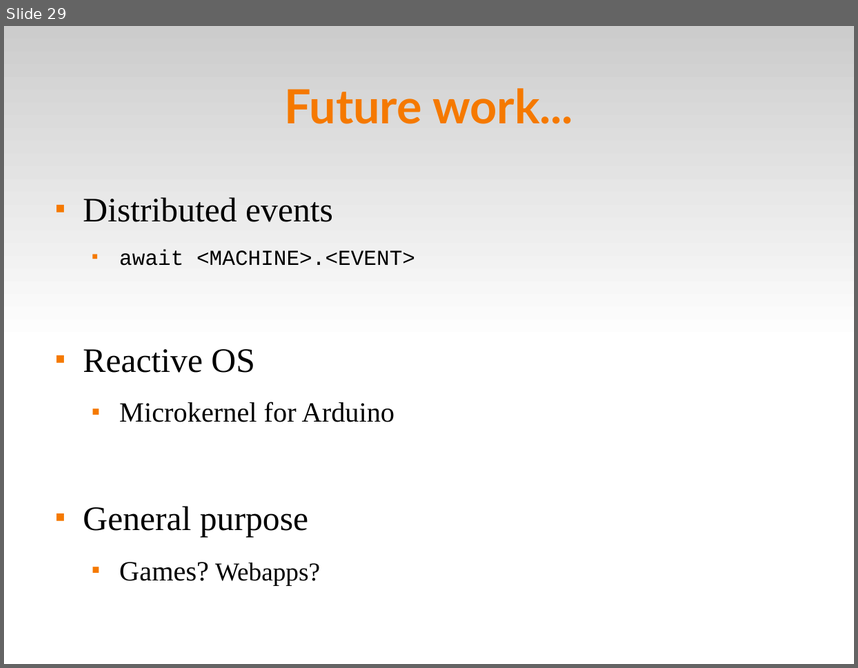
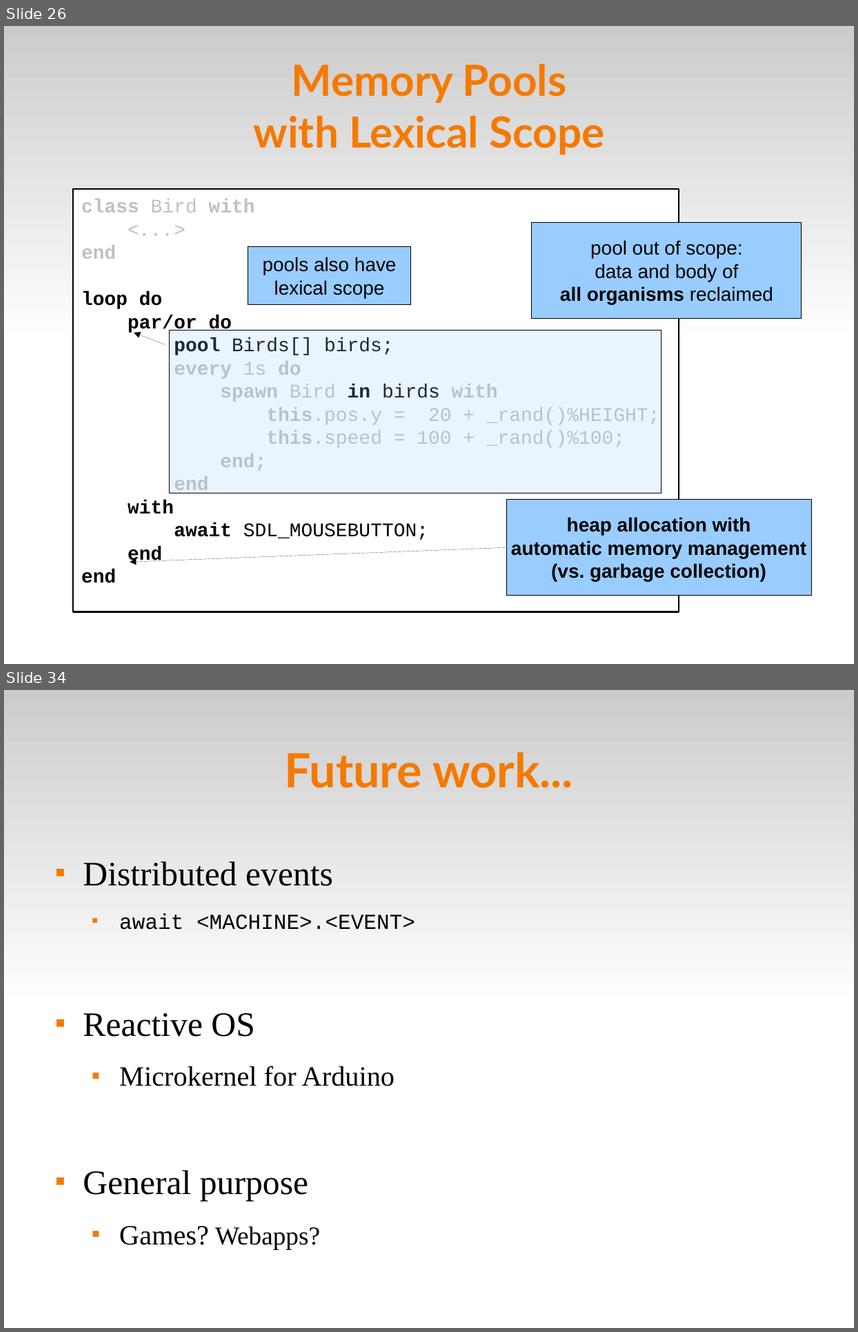
Before and after one commit to fsantanna-no/ceu-docs, a slide deck: ceu_seminarios.odp. Shown one above the other, each under a label of ours: slide 29 before the commit, slides 26 and 34 after it; the slides between them are not shown. The pictures are 858x668 and 858x1332 pixels, drawn with LibreOffice and Linux fonts; fonts in the diff are those of the drawing. Boxes give left, top, right and bottom in pixels: in the first picture for what was removed or moved away, otherwise in the second. Text is boxed around its words. In the diff, an @@ line names an element or a change of style, - is before the commit and + after.

```diff
--- a/ceu_seminarios.odp
+++ b/ceu_seminarios.odp
@@ slide 26 added at <box>4,26,854,664</box>, background #FFFFFF; not listed: 1 template element that a slide beside it also shows @@
@@ title added at <box>253,64,604,155</box>, 40 pt, text #F57900, bold @@
+Memory Pools
+with Lexical Scope
@@ rectangle added at <box>74,189,679,612</box>, fill #FFFFFF, outline #000000 1.45 pt, 18 pt, text #C0C0C0 @@
+class Bird with
+<...>
+end
+loop do
+par/or do
+pool Birds[] birds;
+every 1s do
+spawn Bird in birds with
+this.pos.y = 20 + _rand()%HEIGHT;
+this.speed = 100 + _rand()%100;
+end;
+end
+with
+await SDL_MOUSEBUTTON;
+end
+end
@@ rectangle added at <box>532,222,802,319</box>, fill #99CCFF, outline #000000 0 pt, 18 pt, text #000000 @@
+pool out of scope:
+data and body of
+all organisms reclaimed
@@ rectangle added at <box>248,247,411,305</box>, fill #99CCFF, outline #000000 0 pt, 18 pt, text #000000 @@
+pools also have
+lexical scope
@@ arrow added from (165, 345) to (134, 332), #000000 0 pt @@
@@ rectangle added at <box>169,331,662,492</box>, fill #99CCFF at 20% opacity, outline #000000 0 pt @@
@@ rectangle added at <box>507,499,813,595</box>, fill #99CCFF, outline #000000 0 pt, 18 pt, text #000000, bold @@
+heap allocation with
+automatic memory management
+(vs. garbage collection)
@@ arrow added from (507, 548) to (130, 561), #000000 0 pt @@
@@ what was slide 29 is now slide 34 @@
```
Also in this commit, not shown: 5 slides changed, 45 other slides added, 16 slides removed, 1 other file.
